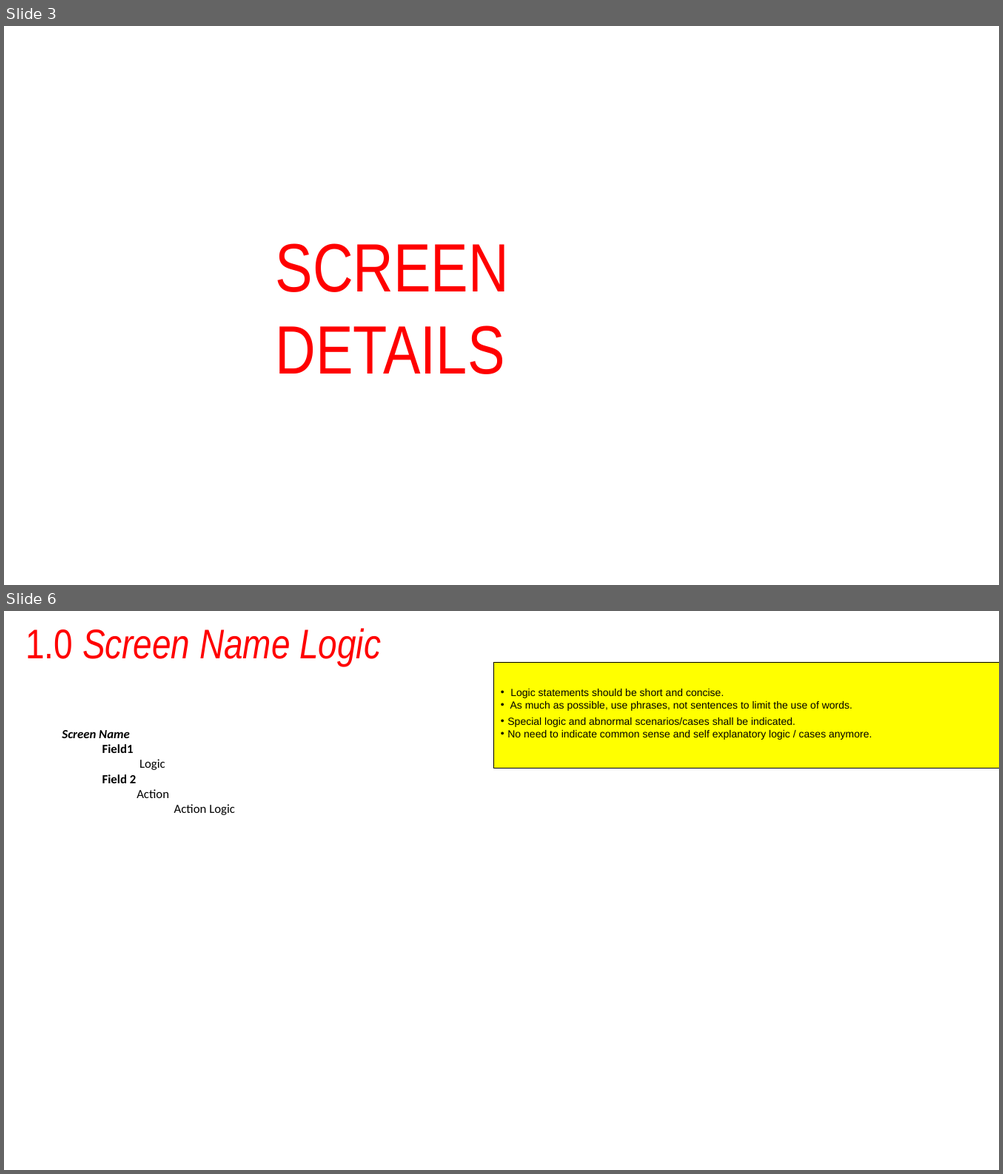
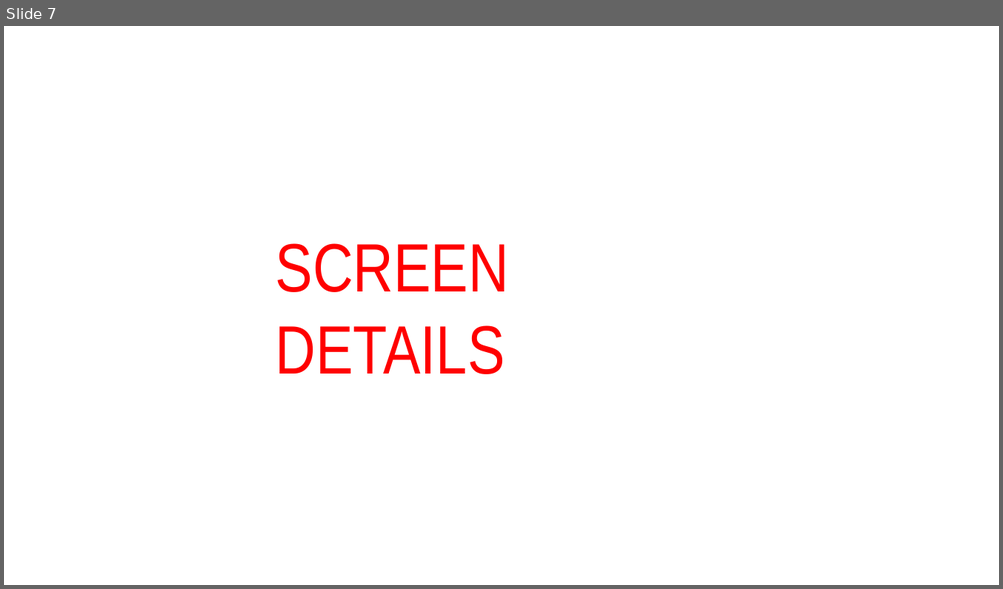
Before and after one commit to Erudi787/book-buddi, a slide deck: Documentation/High Level Design/Alliance Low Code Program_HLD_G6_BookBuddi.pptx. Shown one above the other, each under a label of ours: slides 3 and 6 before the commit, slide 7 after it; the slides between them are not shown. The pictures are 1003x1174 and 1003x589 pixels, drawn with LibreOffice and Linux fonts; fonts in the diff are those of the drawing; background and template pictures are left out. Boxes give left, top, right and bottom in pixels: in the first picture for what was removed or moved away, otherwise in the second. Text is boxed around its words. In the diff, an @@ line names an element or a change of style, - is before the commit and + after.

```diff
--- a/Documentation/High Level Design/Alliance Low Code Program_HLD_G6_BookBuddi.pptx
+++ b/Documentation/High Level Design/Alliance Low Code Program_HLD_G6_BookBuddi.pptx
@@ slide 6 removed at <box>4,611,999,1170</box>, background picture (left out) @@
@@ text removed at <box>25,628,381,666</box> @@
-1.0 Screen Name Logic
@@ rectangle removed at <box>493,662,999,768</box> @@
-• Logic statements should be short and concise.
-• As much as possible, use phrases, not sentences to limit the use of words.
-• Special logic and abnormal scenarios/cases shall be indicated.
-• No need to indicate common sense and self explanatory logic / cases anymore.
@@ text removed at <box>62,730,235,815</box> @@
-Screen Name
-Field1
-Logic
-Field 2
-Action
-Action Logic
@@ what was slide 3 is now slide 7 @@
```
Also in this commit, not shown: 4 slides changed, 96 slides added, 4 other files.
